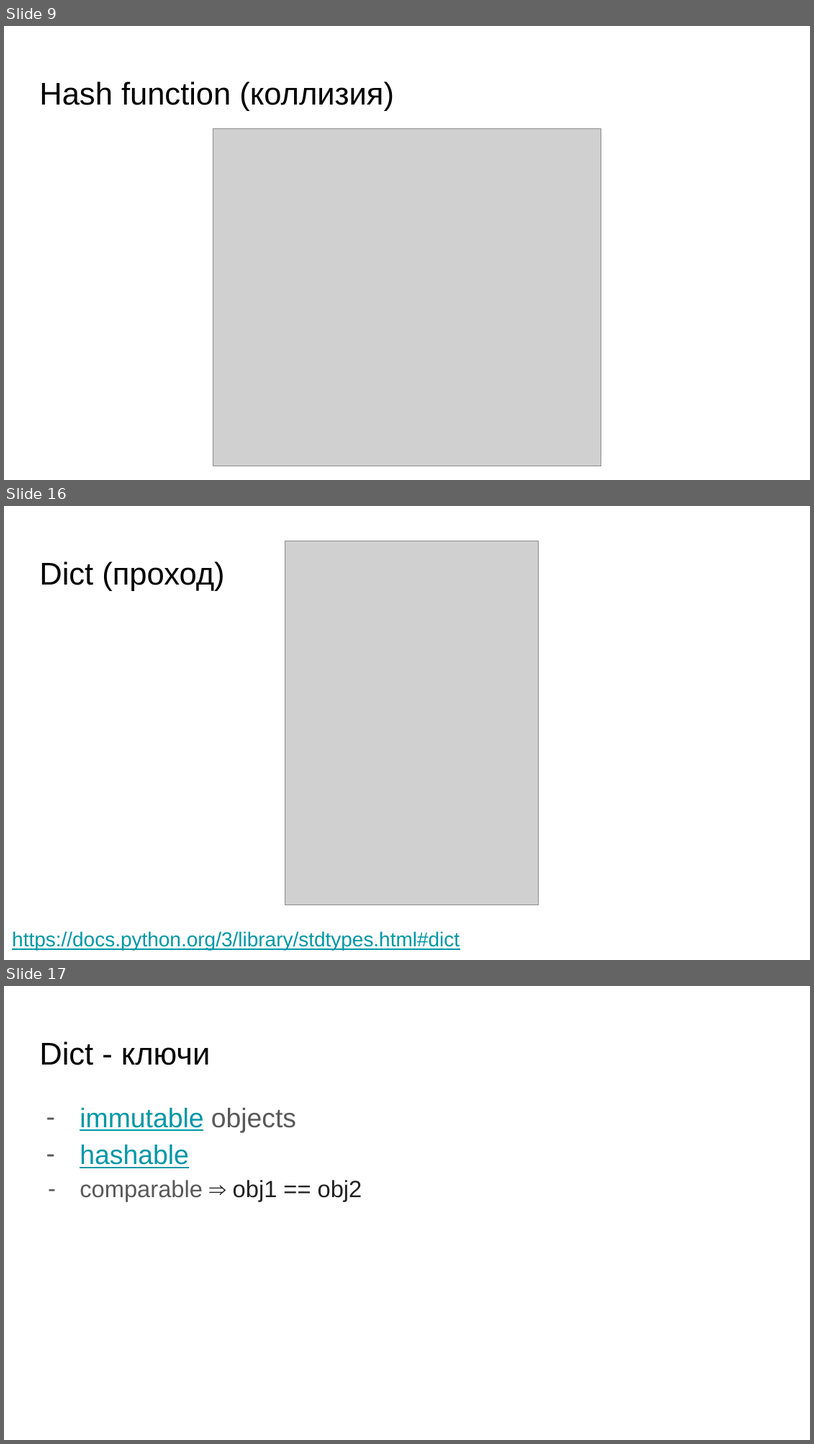
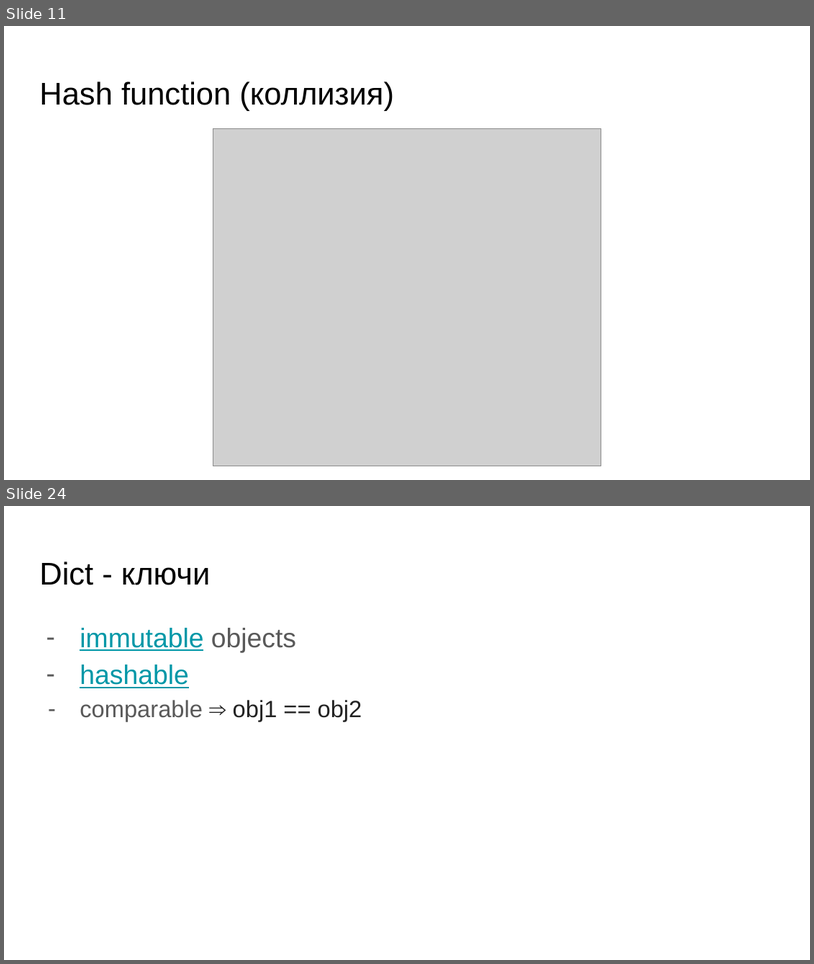
Before and after one commit to skhayrulin/python_course, a slide deck: lecture/Lecture6.pptx. Shown one above the other, each under a label of ours: slides 9, 16 and 17 before the commit, slides 11 and 24 after it; the slides between them are not shown. The pictures are 814x1444 and 814x964 pixels, drawn with LibreOffice and Linux fonts; fonts in the diff are those of the drawing; grey boxes stand for pictures. Boxes give left, top, right and bottom in pixels: in the first picture for what was removed or moved away, otherwise in the second. Text is boxed around its words. In the diff, an @@ line names an element or a change of style, - is before the commit and + after.

```diff
--- a/lecture/Lecture6.pptx
+++ b/lecture/Lecture6.pptx
@@ slide 16 removed at <box>4,506,810,960</box>, background #FFFFFF @@
@@ picture removed at <box>285,541,539,904</box> @@
@@ title removed at <box>39,561,224,591</box> @@
-Dict (проход)
@@ text removed at <box>12,931,460,950</box> @@
-https://docs.python.org/3/library/stdtypes.html#dict
@@ what was slide 9 is now slide 11 @@
@@ what was slide 17 is now slide 24 @@
```
Also in this commit, not shown: 4 slides changed, 21 slides added, 1 other file.
